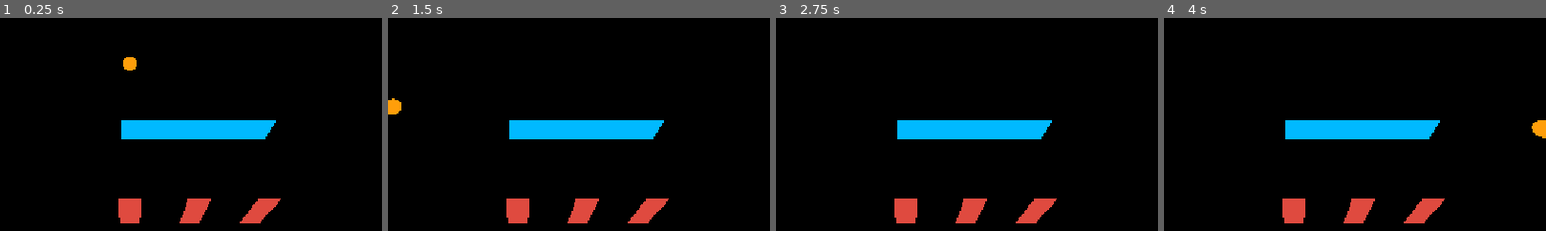
Above: before the commit, frames 1-4 (left to right).
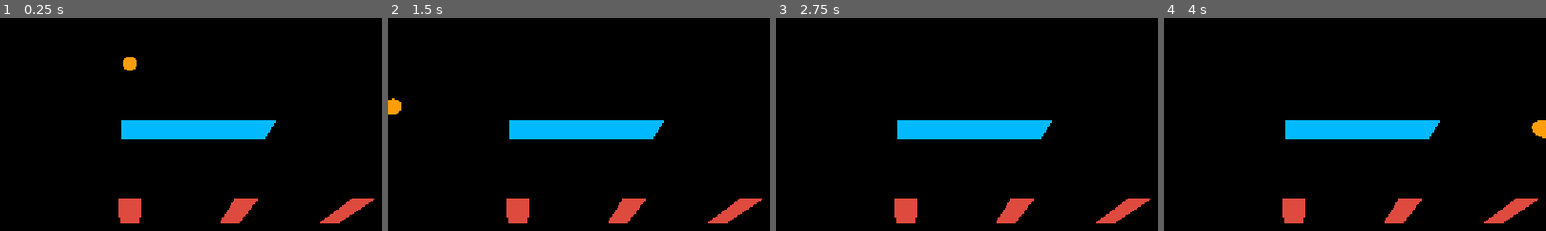
Above: after the commit, the same moments.

Repository: DatYak/Brackeys-Jam-26
Game: Godot game, scene res://scenes/game.tscn
Same seed, same stepped clock (60 frames per second), same inputs: the game is played once before the commit and once after it.
Inputs (mouse positions are % of the whole screen's width and height, from its top left):
- Up to frame 1 (0.25 s): no input
- Up to frame 2 (1.5 s): tap Enter (ui_accept) at 0.5, 0.77, 1.25 s; move the mouse to (72, 45) at 0.52 s; hold Right (ui_right) 0.53-1.25 s; tap Space (next_turn) at 0.6 s; click (72, 45) at 0.67 s; drag from (30, 55) to (45, 70) at 1.27 s
- Up to frame 3 (2.75 s): tap Enter (ui_accept) at 2 s; move the mouse to (60, 28) at 2.02 s; hold Right (ui_right) from 2.03 s (still down); tap Space (next_turn) at 2.1 s
- Up to frame 4 (4 s): release Right (ui_right) at 2.75 s; tap Enter (ui_accept) at 2.75, 3.5, 3.77 s; drag from (45, 70) to (20, 35) at 2.77 s; move the mouse to (80, 65) at 3.52 s; hold Left (ui_left) from 3.53 s (still down); tap Space (next_turn) at 3.6 s
The pictures show only the part of the screen within x 33-83%, y 34-84%; the shares and areas given below are measured in that part.

The runs differ from the first frame. In frame 1, 2.6% of the frame differs, in the area x 47-98%, y 84-97%; in frame 2, 2.6%; in frame 3, 2.6%; in frame 4, 2.6%.

Commit message:
troop formations
Troops now circle their general in a predicable way, preventing overlaps.

Diff:
--- a/scenes/pickup_target.tscn
+++ b/scenes/pickup_target.tscn
@@ -14,7 +14,8 @@
 
 [sub_resource type="SphereShape3D" id="SphereShape3D_ce7nk"]
 
-[sub_resource type="BoxShape3D" id="BoxShape3D_ce7nk"]
+[sub_resource type="SphereShape3D" id="SphereShape3D_6al4r"]
+radius = 1.0
 
 [node name="pickup_target" type="Node3D" unique_id=300074426 groups=["Interactables"]]
 script = ExtResource("1_6al4r")
@@ -35,7 +36,7 @@
 [node name="Area3D" type="Area3D" parent="." unique_id=1798022253 groups=["Interactables"]]
 
 [node name="CollisionShape3D" type="CollisionShape3D" parent="Area3D" unique_id=2042170996]
-shape = SubResource("BoxShape3D_ce7nk")
+shape = SubResource("SphereShape3D_6al4r")
 
 [connection signal="mouse_entered" from="Area3D" to="." method="_hover"]
 [connection signal="mouse_exited" from="Area3D" to="." method="_hover_end"]
--- a/scripts/Game.gd
+++ b/scripts/Game.gd
@@ -102,7 +102,7 @@
 		var general:General = generalScene.instantiate()
 		allGenerals.append(general)
 		add_child(general)
-		general.movement.position = Vector3(i * 3, 1, 5)
+		general.movement.position = Vector3(i * 5, 1, 5)
 		general.movement.set_initial_position()
 
 	assign_stats_and_loyalty(allGenerals[0], LOYAL_GENERAL_STATS, LOYAL_GENERAL_LOYALTY)
--- a/scripts/dropoff_general.gd
+++ b/scripts/dropoff_general.gd
@@ -1,14 +1,26 @@
 class_name GeneralDropoff extends Dropoff
 
 @export var general:General
+@export var troop_distance = 1.5
 
 func _drop_entity(entity:PickupTarget) -> bool:
 	var troop = entity.parent as Troop
 	general.on_troop_entered_region(troop)
 	print("Added troop to general")
+	arrange_troops()
 	return true
 
 func _remove_entity(entity:PickupTarget) -> void:
 	var troop = entity.parent as Troop
 	general.on_troop_exited_region(troop)
 	print("Removed troop from general")
+	arrange_troops()
+
+func arrange_troops() -> void:
+	var num_troops = len(general.party)
+	var angle_inc = 360.0 / num_troops as float
+	var angle = 0
+	for troop:Troop in general.party:
+		var location = Vector3(troop_distance,1,0).rotated(Vector3.UP, deg_to_rad(angle))
+		troop.movement.pickup.dragged_element.global_position = general.movement.global_position + location
+		angle += angle_inc
--- a/scripts/pickup_target.gd
+++ b/scripts/pickup_target.gd
@@ -1,6 +1,10 @@
 class_name PickupTarget extends Node3D
 
 @export var interact_type:Cursor.CursorTarget
+
+## Minimum distance this entity can be from another. [br]
+## Used to prevent overlaps.
+@export var clearance:float = 1
 
 ## Alters the pickup behaviour so that an indicator of the target is moved
 ## instead of the actual node.
